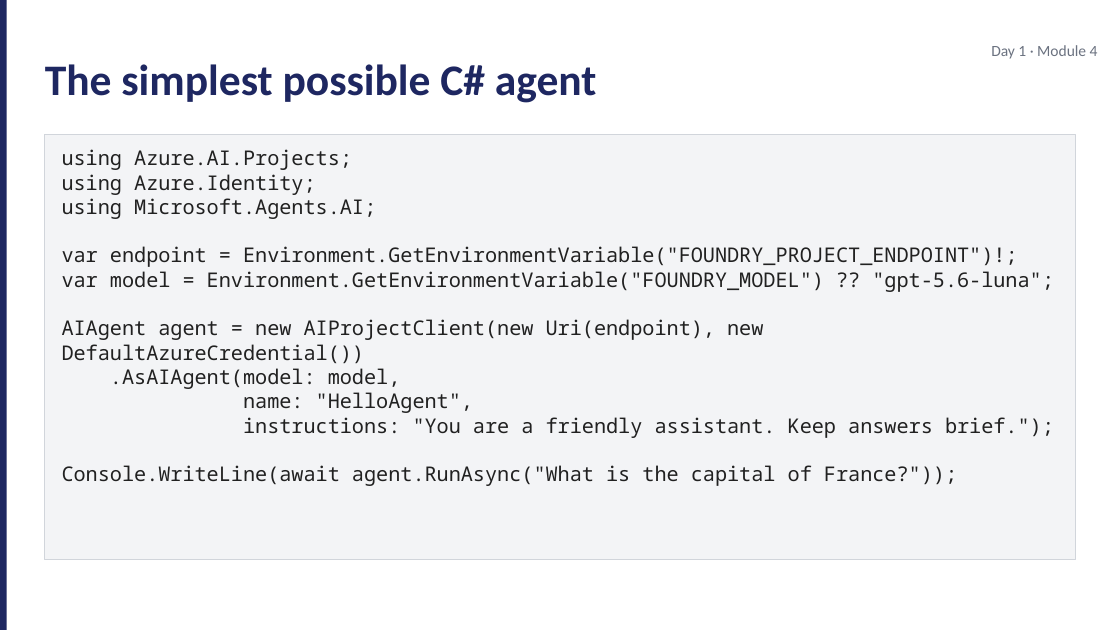
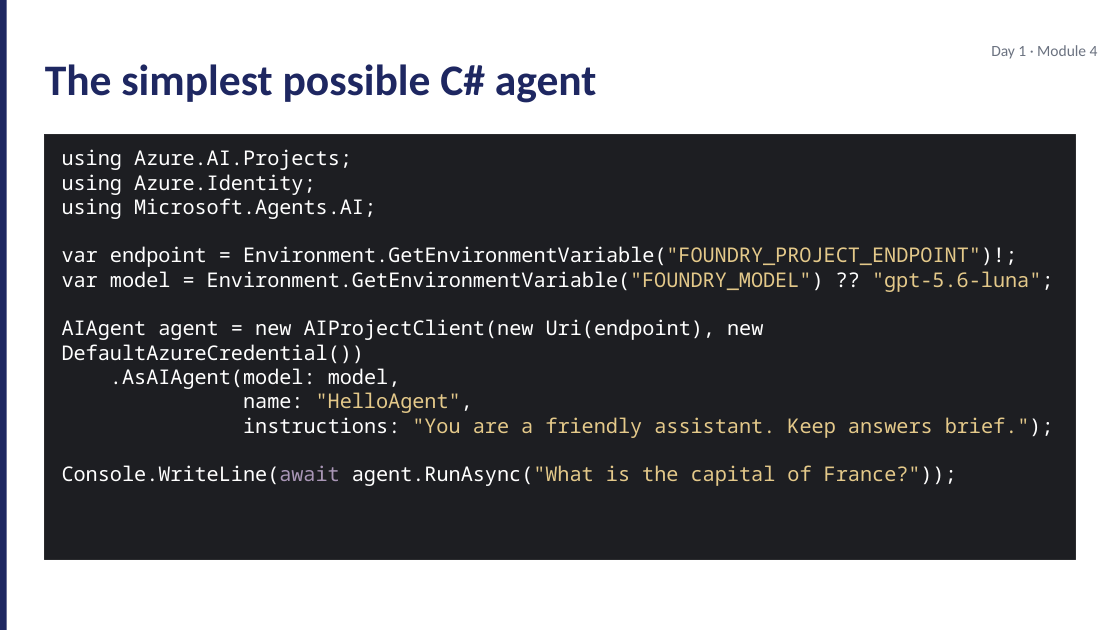
Before and after one commit to JimPiquant/Building-AI-Apps-and-Agents, a slide deck: slide 6 of decks/day1/module-4-maf-101.pptx. Drawn at 1120x630 pixels with LibreOffice and Linux fonts; fonts in the diff are those of the drawing. Boxes give left, top, right and bottom in pixels: in the first picture for what was removed or moved away, otherwise in the second. Text is boxed around its words. In the diff, an @@ line names an element or a change of style, - is before the commit and + after.

```diff
--- a/decks/day1/module-4-maf-101.pptx
+++ b/decks/day1/module-4-maf-101.pptx
@@ rectangle at <box>45,134,1075,560</box>: fill #F3F4F6 to #1D1E22; outline #D1D5DB 0.5 pt to #2A2B2E 0.75 pt @@
@@ text "using Azure.AI.Projects;" at <box>62,149,1054,486</box>: text colour #212121 to #FFFFFF in "using Azure.AI.Projects;", "using Azure.Identity;", "using Microsoft.Agents.AI;", "var endpoint = Environment.GetEnvironmentVariable("FOUNDRY_P ..." and 6 more places; text colour #212121 to #E4C98A in "Environment.GetEnvironmentVariable("FOUNDRY_PROJECT_ENDPOINT ...", "Environment.GetEnvironmentVariable("FOUNDRY_MODEL") "gpt-5.6 ...", ""HelloAgent",", ""You are a friendly assistant. Keep answers ..." and 1 more places; text colour #212121 to #A996B6 in "Console.WriteLine(await" @@
```
Also in this commit, not shown: 3 other slides changed, 16 other files.
